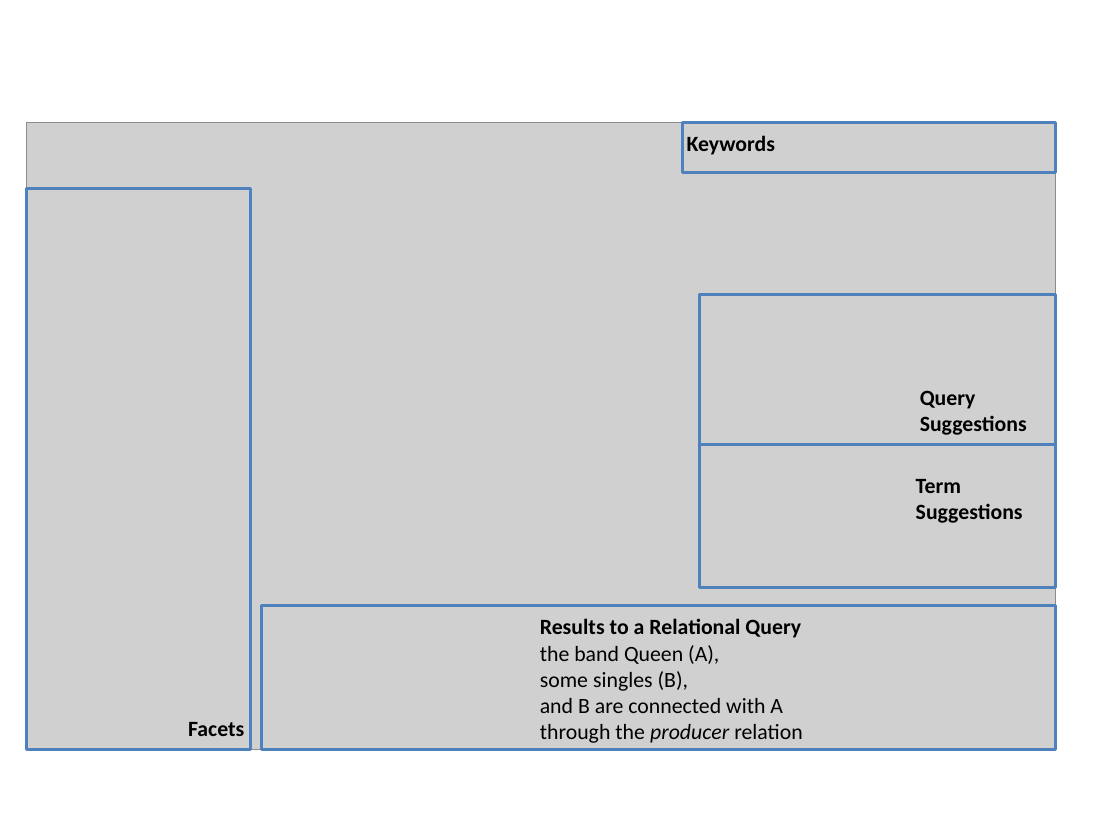
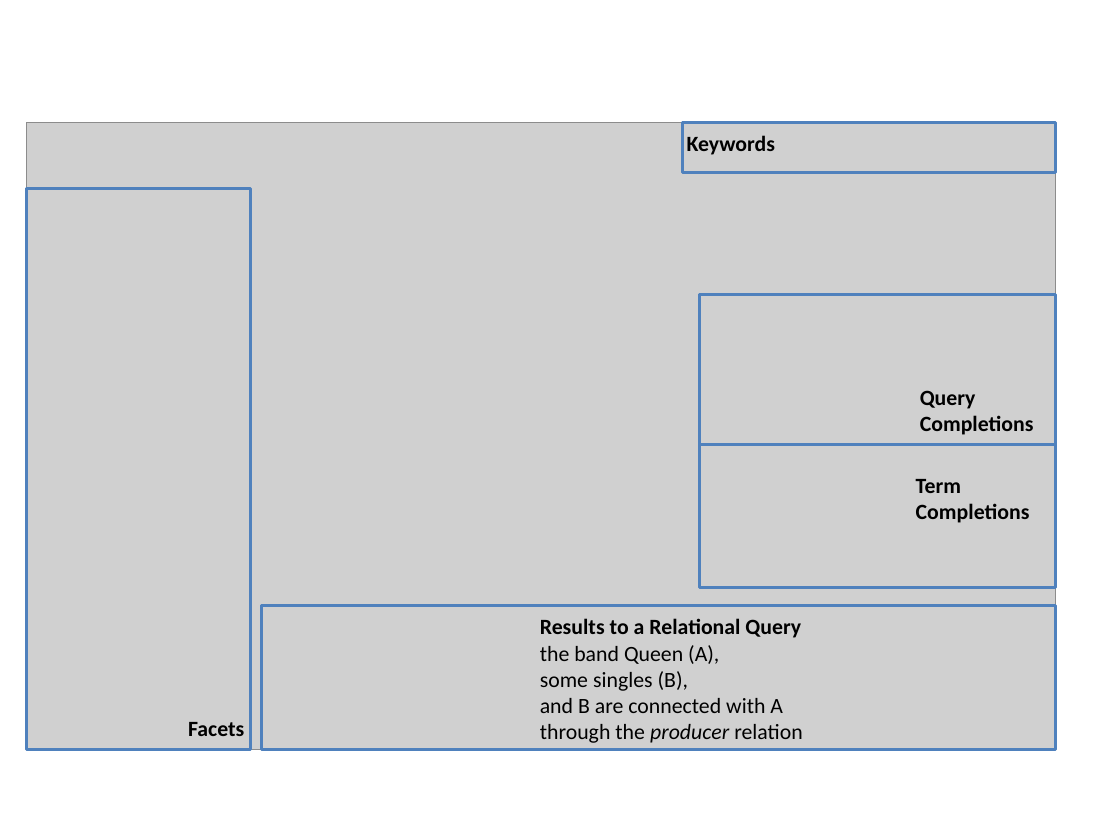
Before and after one commit to srinivasvuddanti/dtr-papers, a slide deck: slide 1 of tr-semanticsearchsurvey-data/figs/screenshot_iwb.pptx. Drawn at 1120x840 pixels with LibreOffice and Linux fonts; fonts in the diff are those of the drawing; grey boxes stand for pictures. Boxes give left, top, right and bottom in pixels: in the first picture for what was removed or moved away, otherwise in the second. Text is boxed around its words. In the diff, an @@ line names an element or a change of style, - is before the commit and + after.

```diff
--- a/tr-semanticsearchsurvey-data/figs/screenshot_iwb.pptx
+++ b/tr-semanticsearchsurvey-data/figs/screenshot_iwb.pptx
@@ text at bbox=[920, 390, 1034, 435]: text changed @@
-Query Suggestions
+Query Completions
@@ text at bbox=[916, 503, 1030, 523]: text changed @@
-Suggestions
+Completions
```
Also in this commit, not shown: 14 other files.
